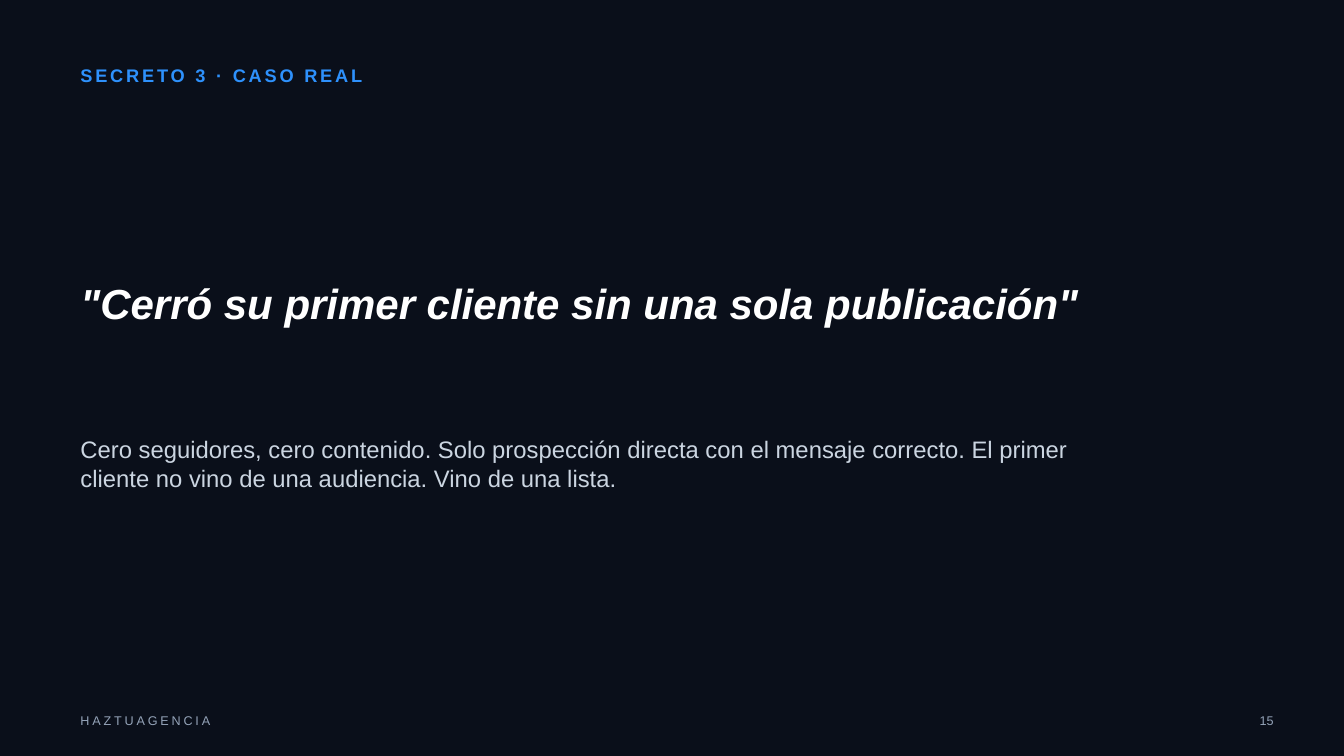
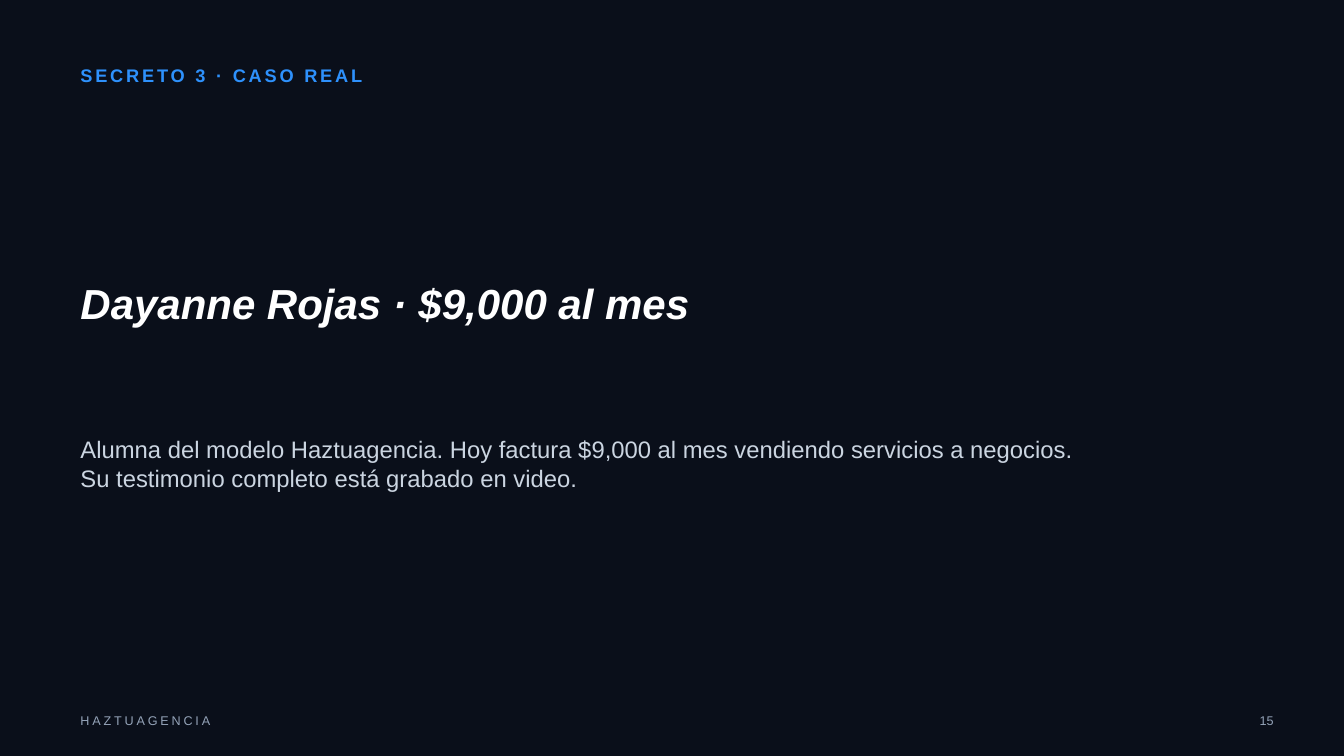
Before and after one commit to henryqueroa/giuliano-cisneros-package, a slide deck: slide 15 of webinar/giuliano-cisneros-webinar-deck.pptx. Drawn at 1344x756 pixels with LibreOffice and Linux fonts; fonts in the diff are those of the drawing. Boxes give left, top, right and bottom in pixels: in the first picture for what was removed or moved away, otherwise in the second. Text is boxed around its words. In the diff, an @@ line names an element or a change of style, - is before the commit and + after.

```diff
--- a/webinar/giuliano-cisneros-webinar-deck.pptx
+++ b/webinar/giuliano-cisneros-webinar-deck.pptx
@@ text at (x1=80, y1=288, x2=689, y2=327): text changed @@
-"Cerró su primer cliente sin una sola publicación"
+Dayanne Rojas · $9,000 al mes
@@ text at (x1=80, y1=440, x2=1072, y2=492): text changed @@
-Cero seguidores, cero contenido. Solo prospección directa con el mensaje correcto. El primer cliente no vino de una audiencia. Vino de una lista.
+Alumna del modelo Haztuagencia. Hoy factura $9,000 al mes vendiendo servicios a negocios. Su testimonio completo está grabado en video.
```
Also in this commit, not shown: 6 other slides changed, 30 other files.
